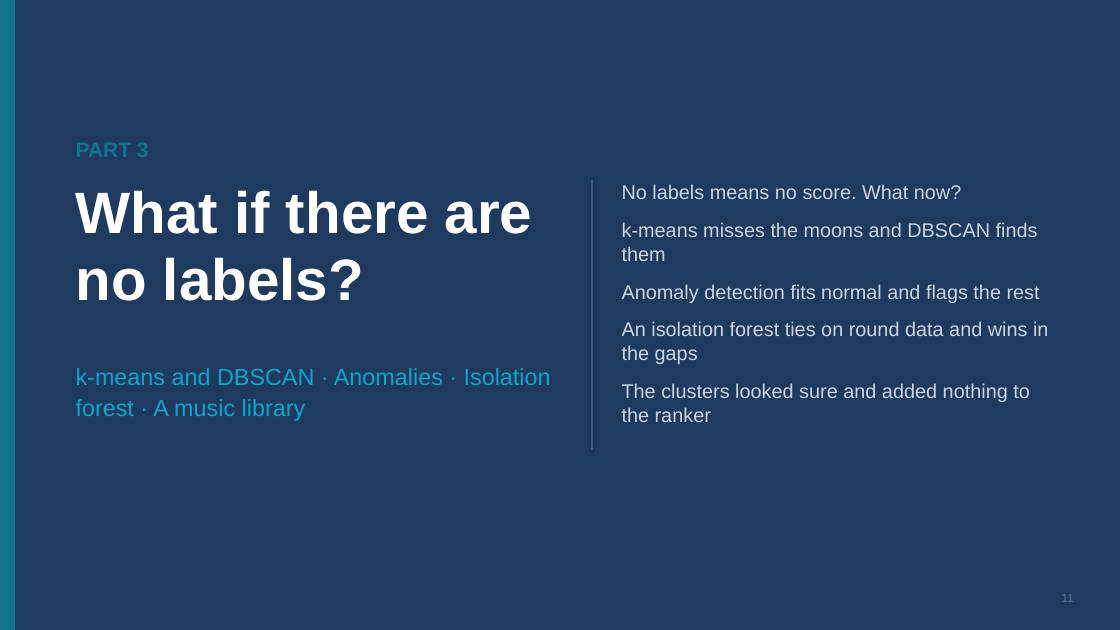
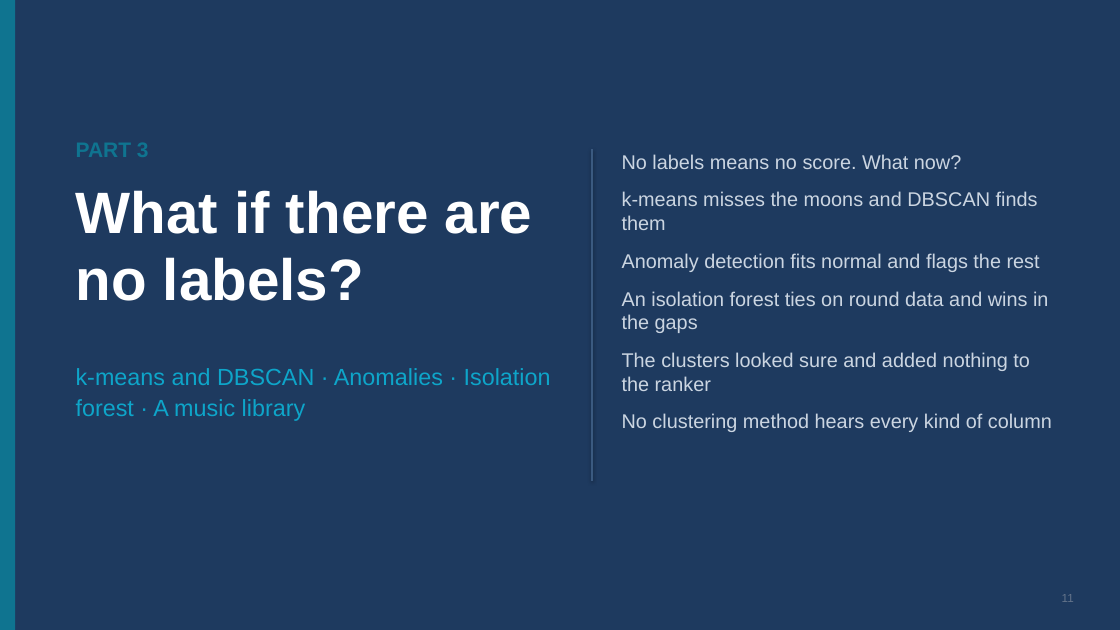
Before and after one commit to ramseywise/learn-ai-engineering, a slide deck: slide 11 of data-science/01-classical-ml/slides/classical-ml.pptx. Drawn at 1120x630 pixels with LibreOffice and Linux fonts; fonts in the diff are those of the drawing. Boxes give left, top, right and bottom in pixels: in the first picture for what was removed or moved away, otherwise in the second. Text is boxed around its words. In the diff, an @@ line names an element or a change of style, - is before the commit and + after.

Commit message:
Update classical ML slides and resources
- Updated the PDF and PPTX slides for classical ML with new content and images.
- Added a new slide discussing clustering recipes for categorical and mixed data.
- Enhanced README with a reference to mixed columns in clustering and dimensionality reduction.
- Introduced a new image for benchmarking clustering methods.
- Modified the ledger of papers to integrate and update citations related to MLOps and machine learning systems.

```diff
--- a/data-science/01-classical-ml/slides/classical-ml.pptx
+++ b/data-science/01-classical-ml/slides/classical-ml.pptx
@@ line moved from (592, 180) - (592, 450) to (592, 150) - (592, 481) @@
@@ text "No labels means no score. ...": place and size @@
-text "No labels means no score. ..." at (622,184,1048,422)
+text "No labels means no score. ..." at (622,154,1052,432)
@@ text at (622,413,1052,432): paragraph added @@
+No clustering method hears every kind of column
```
Also in this commit, not shown: 39 other slides changed, 1 slide added, 38 other files.
